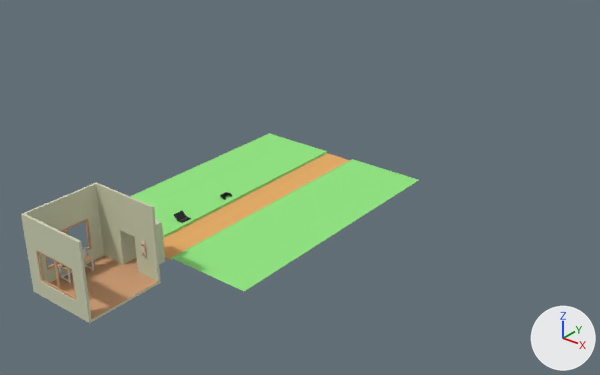
Before and after pictures for a commit that changed the Blender file Blender/Portfolio_029.blend.
Before and after are seen from a 50 mm lens placed at (14.2, -10.1, 10.7), pointed at (-0.6, 8.4, -0.8). Every picture has the same lights, and +X, +Y and +Z are marked at lower right.

The first picture shows 'Controller', 'LaptopScreen', 'OutsideGround', 'Walls'.
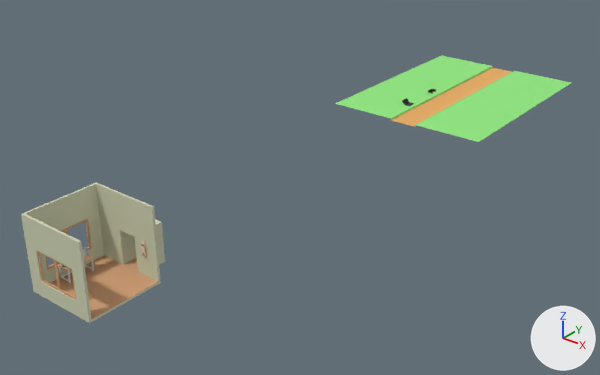
Patch to the scene script:
```diff
--- a/Blender/Portfolio_029.blend.py
+++ b/Blender/Portfolio_029.blend.py
@@ ob_outsideground @@
 ob_outsideground = bpy.data.objects.new('OutsideGround', me_plane_002)
-ob_outsideground.location = (0.0, 5.76, 0.0)
+ob_outsideground.location = (0.0, 17.24, 0.0)
 ob_outsideground.scale = (2.94, 3.88, 1.0)
@@ ob_controller @@
 ob_controller = bpy.data.objects.new('Controller', me_cube_213)
-ob_controller.location = (-0.81, 5.2, 0.14)
+ob_controller.location = (-0.83, 16.68, 0.14)
 _m = ob_controller.modifiers.new('Mirror', 'MIRROR')
@@ ob_laptopscreen @@
 ob_laptopscreen = bpy.data.objects.new('LaptopScreen', me_plane_001)
-ob_laptopscreen.location = (-0.86, 3.5, 0.14)
+ob_laptopscreen.location = (-0.89, 14.98, 0.15)
```

What differs and where, as boxes (x1, y1, x2, y2) in the pictures (600 x 375 px):
'OutsideGround', moved
    before: (130, 133, 418, 291)
    after: (335, 55, 571, 142)
'LaptopScreen', moved
    before: (174, 211, 185, 220)
    after: (403, 99, 409, 104)
'Controller', moved
    before: (220, 193, 232, 200)
    after: (428, 89, 436, 94)
